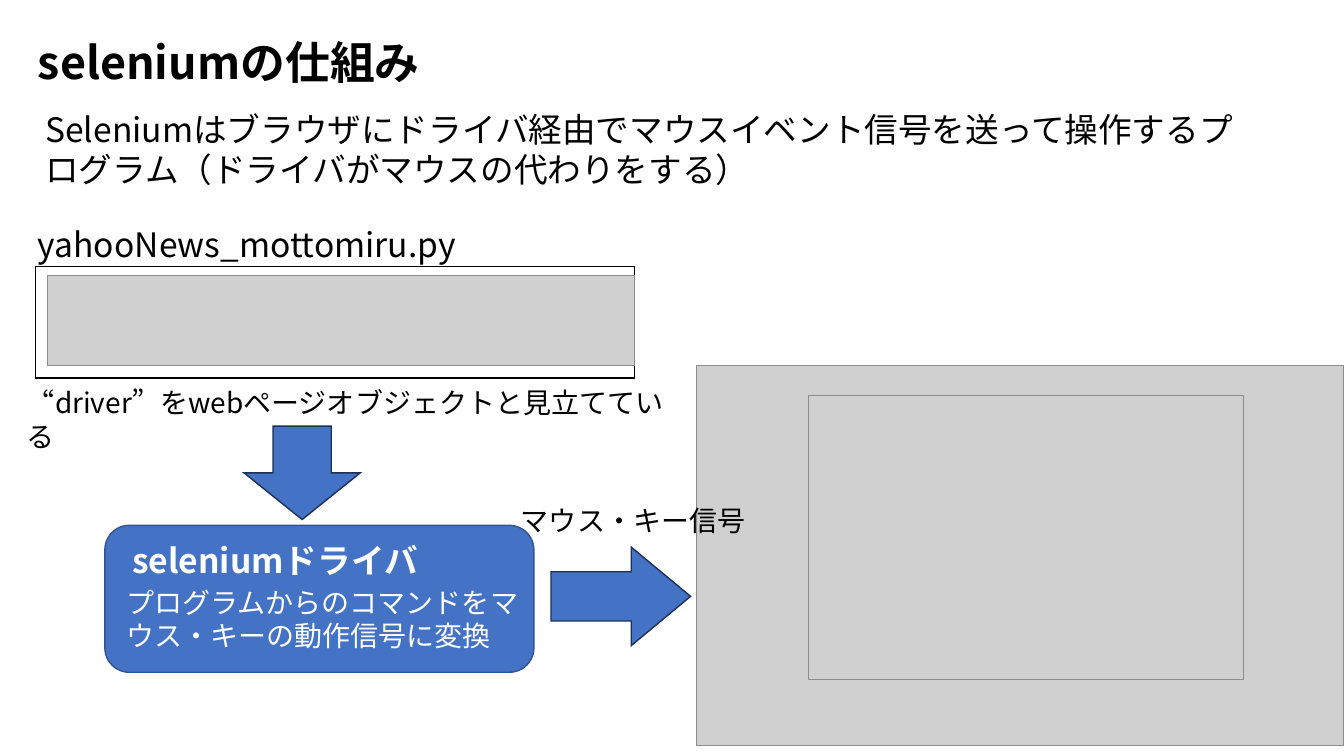
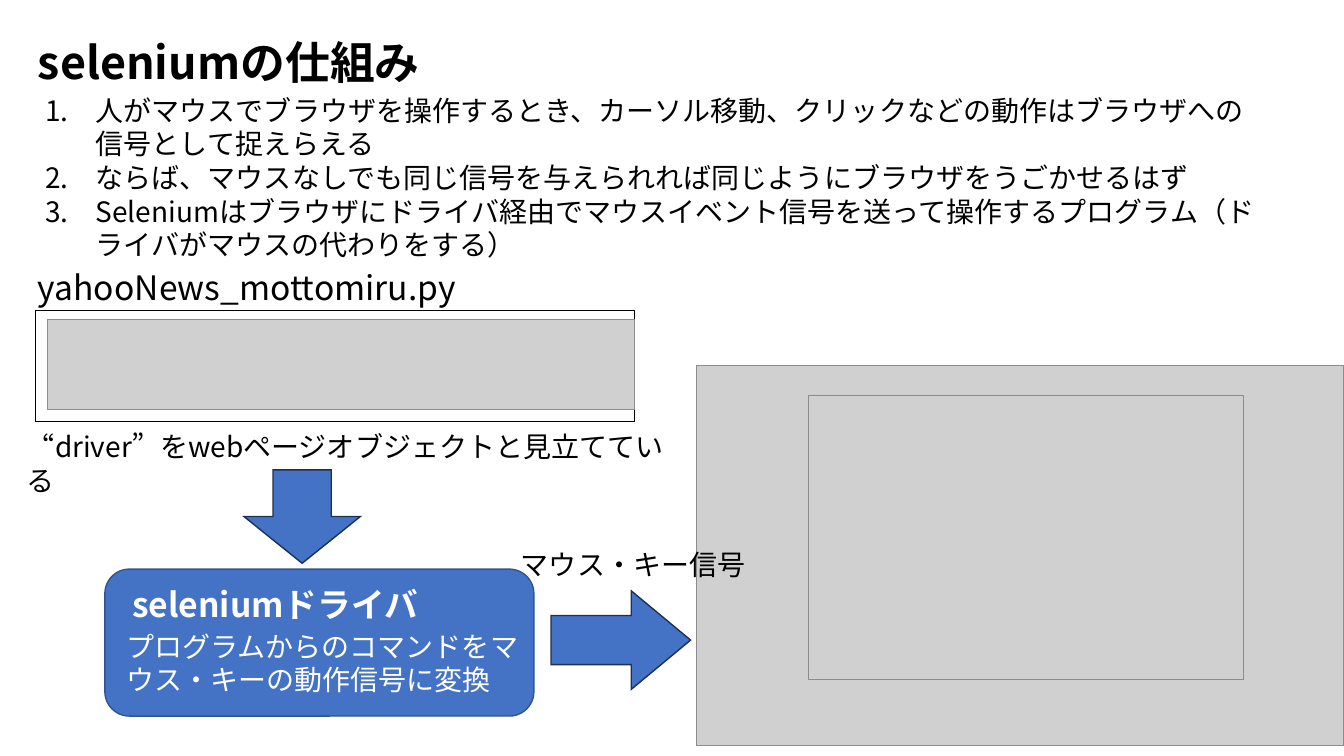
Before and after one commit to ueharaLab/bigdata7_selenium, a slide deck: slide 22 of bigdata6_selenium.pptx (slide 21 before the commit). Drawn at 1344x756 pixels with LibreOffice and Linux fonts; fonts in the diff are those of the drawing; grey boxes stand for pictures. Boxes give left, top, right and bottom in pixels: in the first picture for what was removed or moved away, otherwise in the second. Text is boxed around its words. In the diff, an @@ line names an element or a change of style, - is before the commit and + after.

```diff
--- a/bigdata6_selenium.pptx
+++ b/bigdata6_selenium.pptx
@@ text "人がマウスでブラウザを操作するとき、カーソル移動、クリックなどの動作はブラウザへの信号として捉えらえる": place and size @@
-text "人がマウスでブラウザを操作するとき、カーソル移動、クリックなどの動作はブラウザへの信号として捉えらえる" at (45,153,749,185)
+text "人がマウスでブラウザを操作するとき、カーソル移動、クリックなどの動作はブラウザへの信号として捉えらえる" at (96,97,1255,258)
@@ text at (96,97,1244,191): paragraphs added @@
+1. 人がマウスでブラウザを操作するとき、カーソル移動、クリックなどの動作はブラウザへの信号として捉えらえる
+2. ならば、マウスなしでも同じ信号を与えられれば同じようにブラウザをうごかせるはず
@@ text at (96,198,1255,258): size 24 to 20 pt in "Seleniumはブラウザにドライバ経由でマウスイベント信号を送って操作するプログラム（ドライバがマウスの代わりをする）"; bullet none to 1. @@
@@ 5 texts, 1 picture, 1 rectangle, 1 down arrow, 1 right arrow, 1 rounded rectangle: place and size @@
-5 texts, 1 picture, 1 rectangle, 1 down arrow, 1 right arrow, 1 rounded rectangle at (27,230,745,673)
+5 texts, 1 picture, 1 rectangle, 1 down arrow, 1 right arrow, 1 rounded rectangle at (27,273,745,717)
```
Also in this commit, not shown: 9 other slides changed, 1 slide added, 5 slides removed, 25 other files.
